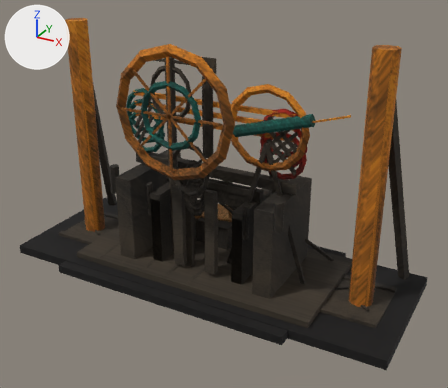
Two versions of the Blender file pilots/map-rebuild-spike/landmarks/old-canal/old-canal-landmarks.blend, one commit apart.
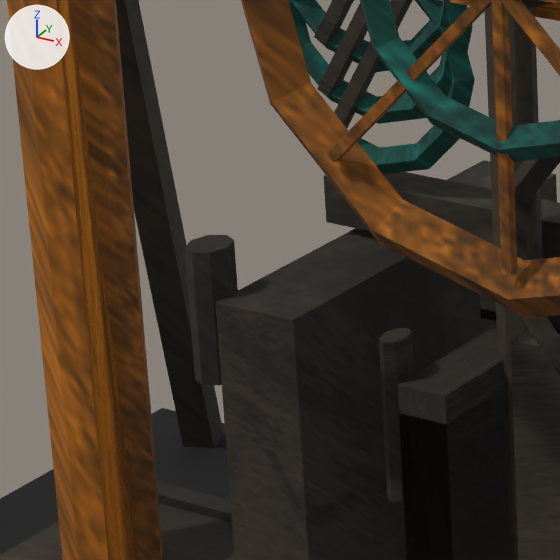
The first picture shows the older version from a 50 mm camera at (8.08, -14.04, 9.54) aimed at (0.46, -0.18, 2.61). The close-ups show the older and then the newer version on the part from 16% to 40% of the width and 31% to 58% of the height of that picture. Only the edits that show in the close-ups are written down. Every picture has the same lights, and +X, +Y and +Z are marked at upper left.

The first close-up shows 'canal-segment-a-marker', 'canal-segment-b-marker', 'canal-segment-c-marker', 'north-outflow-gate', 'south-survey-rig'.
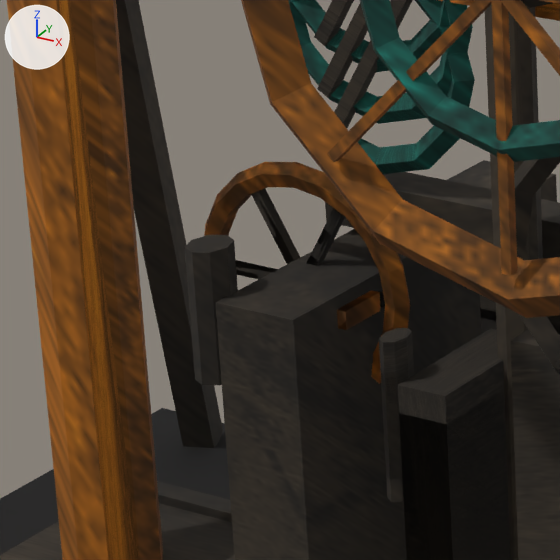
Changed parts and their boxes [x1, y1, x2, y2] in the close-ups (560 x 560 px):
'canal-segment-c-marker', reshaped: before [292, 0, 560, 560]; after [204, 0, 560, 560]
'canal-segment-b-marker', reshaped: before [295, 0, 560, 560]; after [221, 0, 560, 560]
'canal-segment-a-marker', reshaped: before [288, 0, 560, 560]; after [226, 0, 560, 560]
part 1 of me_canal_segment_a_marker_mesh, added: after [347, 292, 381, 330]
part 2 of me_canal_segment_a_marker_mesh, added: after [226, 210, 238, 236]
part 3 of me_canal_segment_b_marker_mesh, added (mostly hidden): after [380, 293, 385, 308]
part 4 of me_canal_segment_b_marker_mesh, added: after [345, 293, 379, 330]
part 5 of me_canal_segment_b_marker_mesh, added: after [221, 215, 229, 235]
part 6 of me_canal_segment_c_marker_mesh, added: after [306, 208, 345, 266]
part 7 of me_canal_segment_c_marker_mesh, added: after [251, 189, 300, 264]
part 8 of me_canal_segment_c_marker_mesh, added: after [236, 260, 278, 280]
part 9 of me_canal_segment_c_marker_mesh, added: after [337, 291, 379, 330]
part 10 of me_canal_segment_c_marker_mesh, added: after [204, 162, 410, 384]

The edits, one by one:
me_canal_segment_a_marker_mesh is used by ob_canal_segment_a_marker; location (0.0, 0.0, 0.0).
me_canal_segment_a_marker_mesh had 1048 vertices, 594 faces and spanned x -3.4..3.4, y -1.7..1.7, z 0.0..5.26.
me_canal_segment_a_marker_mesh now has 1448 vertices, 944 faces and spans x -3.4..3.4, y -1.7..1.7, z 0.0..5.26.
me_canal_segment_a_marker_mesh part 1: a new loose piece, a box spanning x -1.97..-1.87, y -0.9..-0.58, z 2.74..2.86, in mat_old_canallandmarkpackmaterial (picture img_old_canallandmarkatlas).
me_canal_segment_a_marker_mesh part 2: a new loose piece of 100 vertices spanning x -3.12..-1.69, y -0.62..-0.48, z 2.09..3.51, in mat_old_canallandmarkpackmaterial (picture img_old_canallandmarkatlas).
Other edits to the shape of me_canal_segment_a_marker_mesh do not show in these pictures.
me_canal_segment_b_marker_mesh is used by ob_canal_segment_b_marker; location (0.0, 0.0, 0.0).
me_canal_segment_b_marker_mesh had 1056 vertices, 600 faces and spanned x -3.4..3.4, y -1.7..1.7, z 0.0..5.56.
me_canal_segment_b_marker_mesh now has 1456 vertices, 950 faces and spans x -3.4..3.4, y -1.7..1.7, z 0.0..5.56.
me_canal_segment_b_marker_mesh part 3: a new loose piece, a box spanning x -2.4..-1.79, y -0.58..-0.52, z 2.77..2.83, in mat_old_canallandmarkpackmaterial (picture img_old_canallandmarkatlas).
me_canal_segment_b_marker_mesh part 4: a new loose piece, a box spanning x -1.97..-1.87, y -0.9..-0.58, z 2.74..2.86, in mat_old_canallandmarkpackmaterial (picture img_old_canallandmarkatlas).
me_canal_segment_b_marker_mesh part 5: a new loose piece of 100 vertices spanning x -3.12..-1.69, y -0.62..-0.48, z 2.09..3.51, in mat_old_canallandmarkpackmaterial (picture img_old_canallandmarkatlas).
Other edits to the shape of me_canal_segment_b_marker_mesh do not show in these pictures.
me_canal_segment_c_marker_mesh is used by ob_canal_segment_c_marker; location (0.0, 0.0, 0.0).
me_canal_segment_c_marker_mesh had 1064 vertices, 606 faces and spanned x -3.4..3.4, y -1.7..1.7, z 0.0..5.86.
me_canal_segment_c_marker_mesh now has 1464 vertices, 956 faces and spans x -3.4..3.4, y -1.7..1.7, z 0.0..5.86.
me_canal_segment_c_marker_mesh part 6: the loose piece of 8 vertices spanning x -2.48..-1.82, y -0.22..-0.14, z 4.09..5.13 is copied, and the copy is turned -1 degrees about the y axis through its middle and scaled by 0.525, then moved by (-0.1, -0.37, -1.55); it spans x -2.43..-2.07, y -0.58..-0.52, z 2.78..3.34.
me_canal_segment_c_marker_mesh part 7: the loose piece of 8 vertices spanning x -2.48..-1.82, y -0.22..-0.14, z 4.09..5.13 is copied, and the copy is multiplied about its middle by the matrix ((-0.525, 0.0, 0.009), (0.0, -0.525, 0.0), (0.009, 0.0, 0.525)), then moved by (-0.4, -0.37, -1.55); it spans x -2.73..-2.37, y -0.58..-0.52, z 2.78..3.34.
me_canal_segment_c_marker_mesh part 8: a new loose piece, a box spanning x -3.01..-2.4, y -0.58..-0.52, z 2.77..2.83, in mat_old_canallandmarkpackmaterial (picture img_old_canallandmarkatlas).
me_canal_segment_c_marker_mesh part 9: a new loose piece, a box spanning x -1.97..-1.87, y -0.9..-0.58, z 2.74..2.86, in mat_old_canallandmarkpackmaterial (picture img_old_canallandmarkatlas).
me_canal_segment_c_marker_mesh part 10: a new loose piece of 100 vertices spanning x -3.12..-1.69, y -0.62..-0.48, z 2.09..3.51, in mat_old_canallandmarkpackmaterial (picture img_old_canallandmarkatlas).
Other edits to the shape of me_canal_segment_c_marker_mesh do not show in these pictures.
